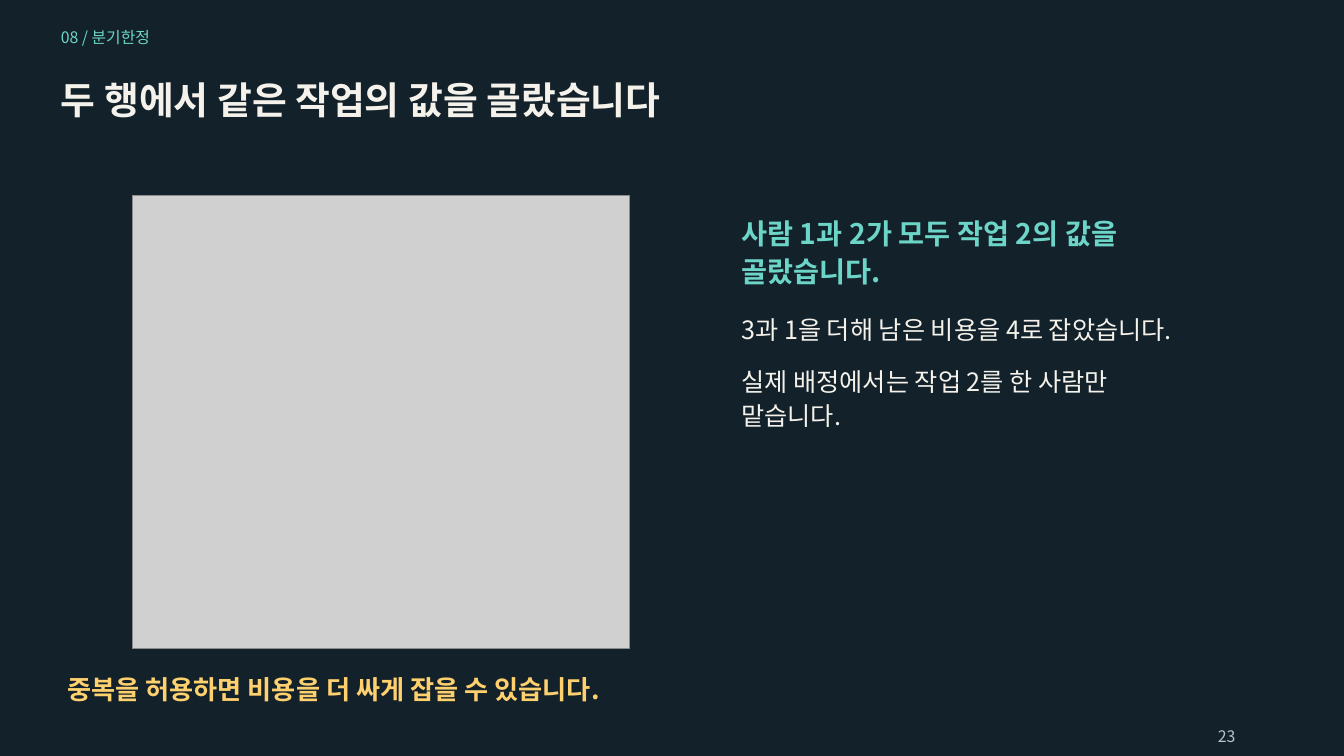
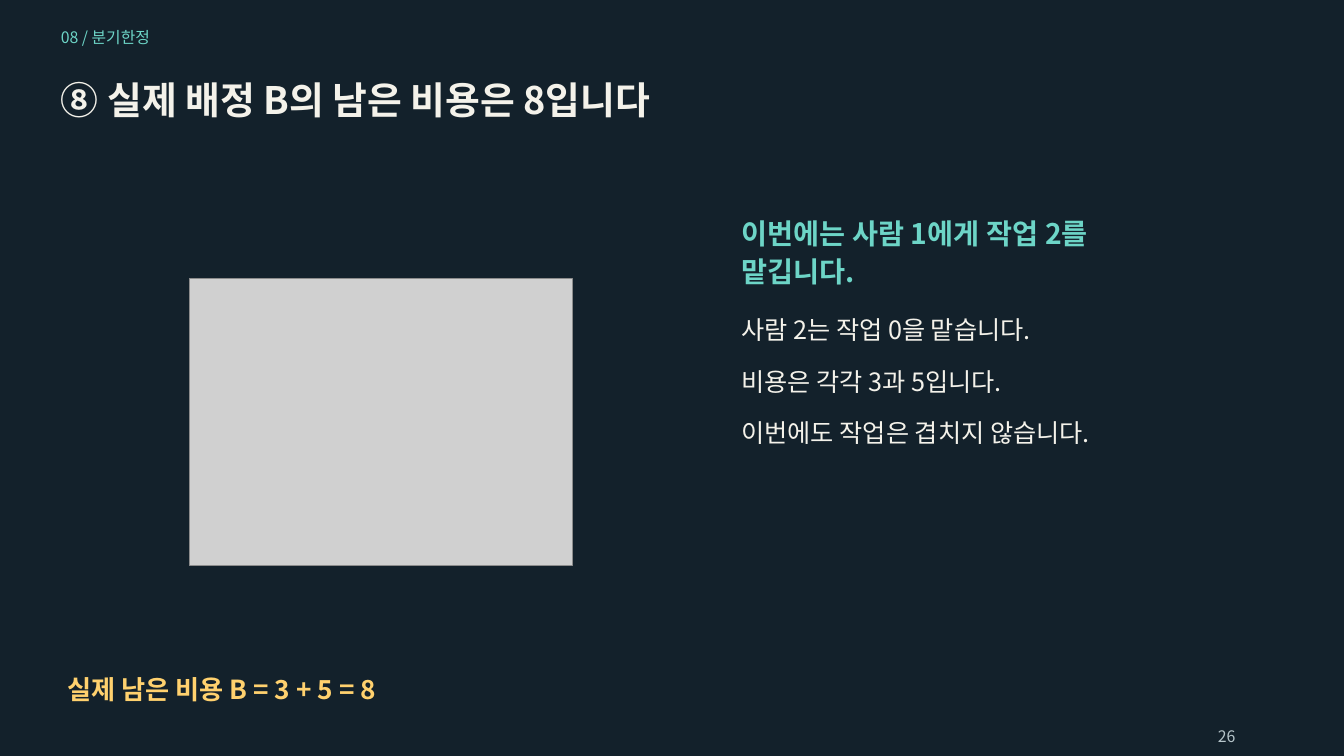
Before and after one commit to Sangdon-Park/Sangdon-Park.github.io, a slide deck: slide 26 of data/알고리즘/8장_분기한정_기법.pptx (slide 23 before the commit). Drawn at 1344x756 pixels with LibreOffice and Linux fonts; fonts in the diff are those of the drawing; grey boxes stand for pictures. Boxes give left, top, right and bottom in pixels: in the first picture for what was removed or moved away, otherwise in the second. Text is boxed around its words. In the diff, an @@ line names an element or a change of style, - is before the commit and + after.

```diff
--- a/data/알고리즘/8장_분기한정_기법.pptx
+++ b/data/알고리즘/8장_분기한정_기법.pptx
@@ text at [61,82,651,118]: text changed @@
-두 행에서 같은 작업의 값을 골랐습니다
+⑧ 실제 배정 B의 남은 비용은 8입니다
@@ picture removed at [133,196,629,649] @@
@@ text at [741,220,1088,285]: text changed @@
-사람 1과 2가 모두 작업 2의 값을
-골랐습니다.
+이번에는 사람 1에게 작업 2를
+맡깁니다.
@@ picture added at [190,278,573,566] @@
@@ text at [741,318,1031,341]: text changed @@
-3과 1을 더해 남은 비용을 4로 잡았습니다.
+사람 2는 작업 0을 맡습니다.
@@ text added at [741,370,1002,393], 18 pt, text #F4F2EA @@
+비용은 각각 3과 5입니다.
@@ text at [741,421,1090,444]: text changed @@
-실제 배정에서는 작업 2를 한 사람만
-맡습니다.
+이번에도 작업은 겹치지 않습니다.
@@ text at [67,677,375,702]: text changed @@
-중복을 허용하면 비용을 더 싸게 잡을 수 있습니다.
+실제 남은 비용 B = 3 + 5 = 8
@@ text at [1218,730,1236,742]: text changed @@
-23
+26
```
Also in this commit, not shown: 53 other slides changed, 12 slides added, 3 slides removed, 4 other files.
